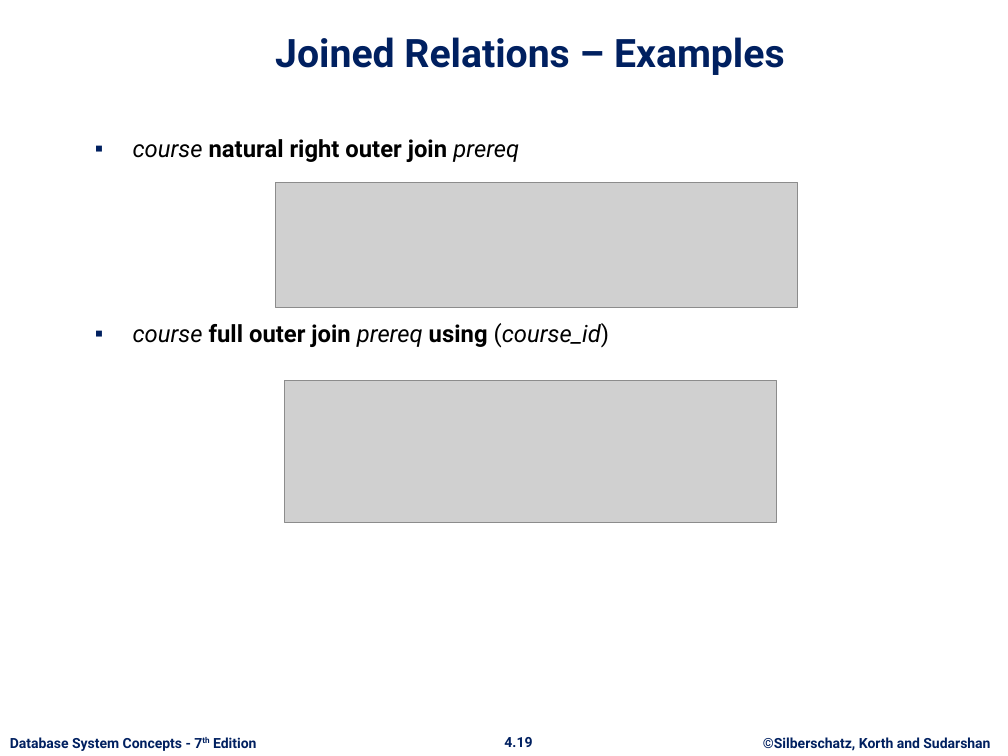
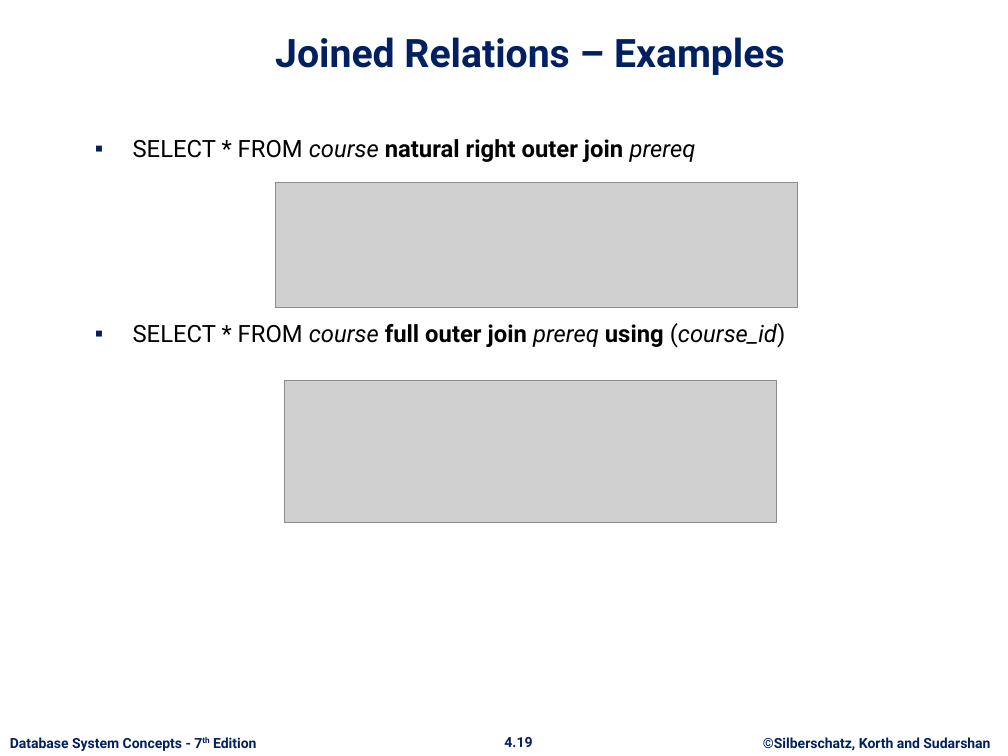
Before and after one commit to asimriaz/DatabaseSystems-Spring-2024, a slide deck: slide 19 of Lecture-4.pptx. Drawn at 1008x756 pixels with LibreOffice and Linux fonts; fonts in the diff are those of the drawing; grey boxes stand for pictures; background and template pictures are left out. Boxes give left, top, right and bottom in pixels: in the first picture for what was removed or moved away, otherwise in the second. Text is boxed around its words. In the diff, an @@ line names an element or a change of style, - is before the commit and + after.

```diff
--- a/Lecture-4.pptx
+++ b/Lecture-4.pptx
@@ text at (x1=133, y1=139, x2=786, y2=347): text changed; bold off @@
-▪ course natural right outer join prereq
-▪ course full outer join prereq using (course_id)
+▪ SELECT * FROM course natural right outer join prereq
+▪ SELECT * FROM course full outer join prereq using (course_id)
```
Also in this commit, not shown: 9 other slides changed.
